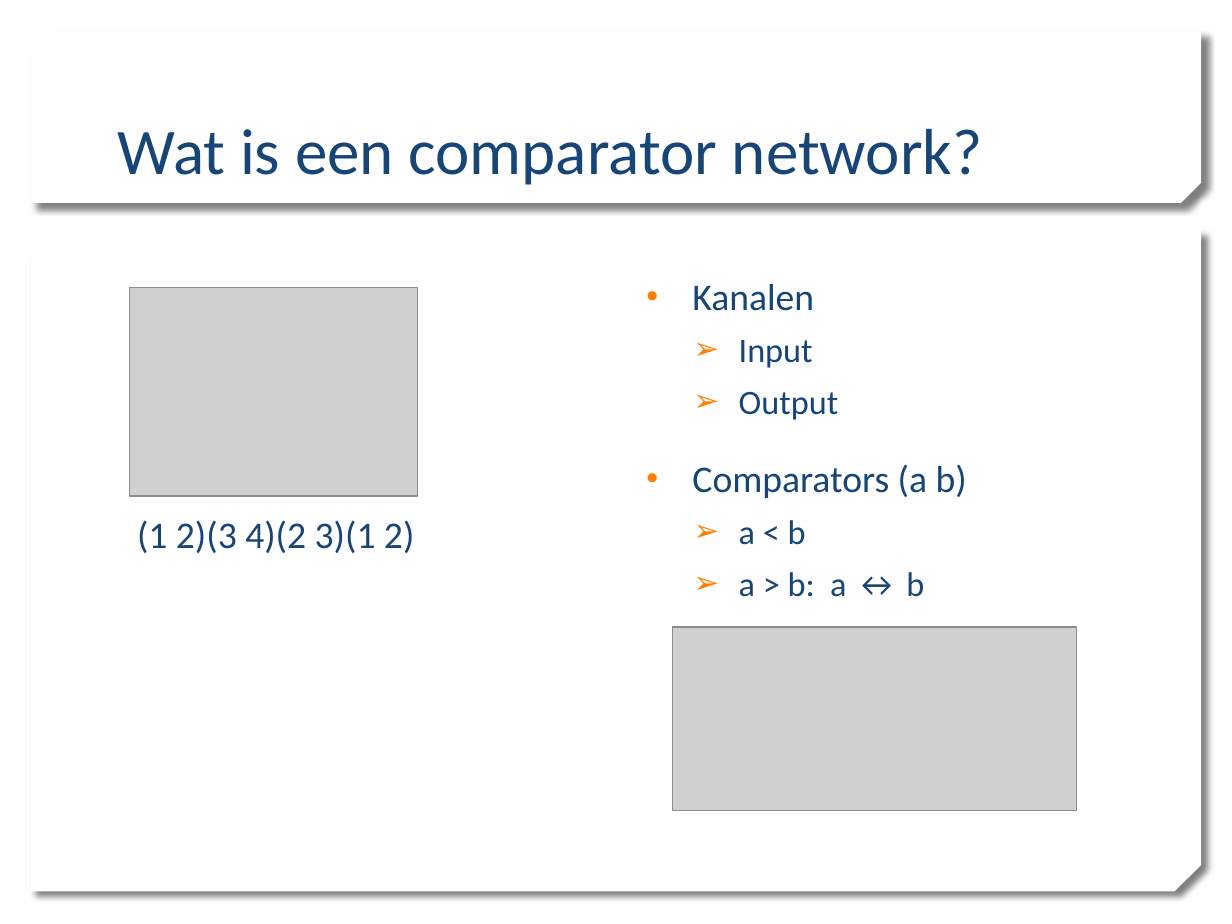
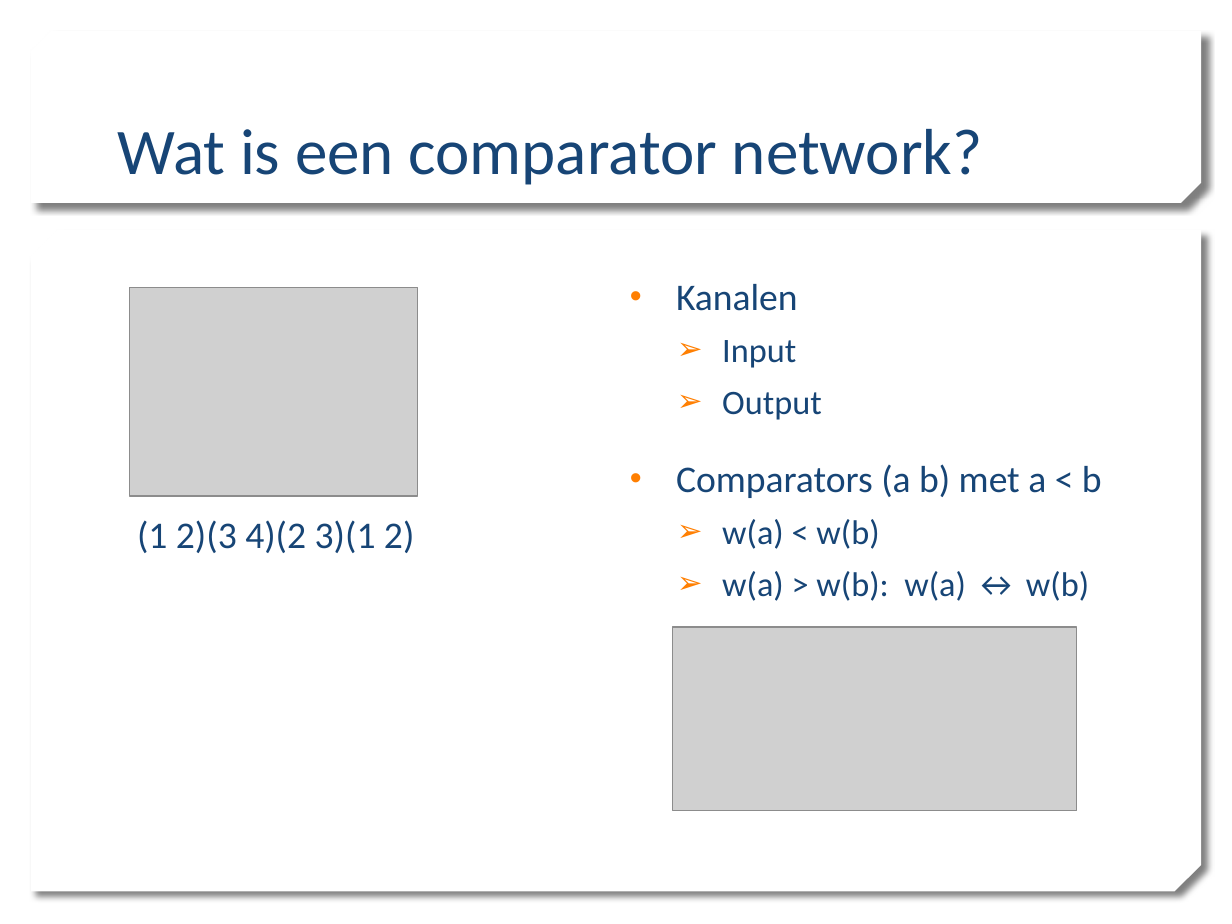
Before and after one commit to mdekempeneer/Research-Optimal-Size-Sorting-Networks, a slide deck: slide 3 of PPP1_WV.pptx. Drawn at 1232x924 pixels with LibreOffice and Linux fonts; fonts in the diff are those of the drawing; grey boxes stand for pictures; background and template pictures are left out. Boxes give left, top, right and bottom in pixels: in the first picture for what was removed or moved away, otherwise in the second. Text is boxed around its words. In the diff, an @@ line names an element or a change of style, - is before the commit and + after.

```diff
--- a/PPP1_WV.pptx
+++ b/PPP1_WV.pptx
@@ text "Kanalen": place and size @@
-text "Kanalen" at [692, 284, 967, 597]
+text "Kanalen" at [676, 284, 1102, 601]
@@ text at [676, 464, 1102, 601]: text changed; size 22 to 20 pt @@
-• Comparators (a b)
-  ➢ a < b
-  ➢ a > b: a ↔ b
+• Comparators (a b) met a < b
+  ➢ w(a) < w(b)
+  ➢ w(a) > w(b): w(a) ↔ w(b)
```
Also in this commit, not shown: 6 other slides changed, 5 slides added, 1 slide removed.
